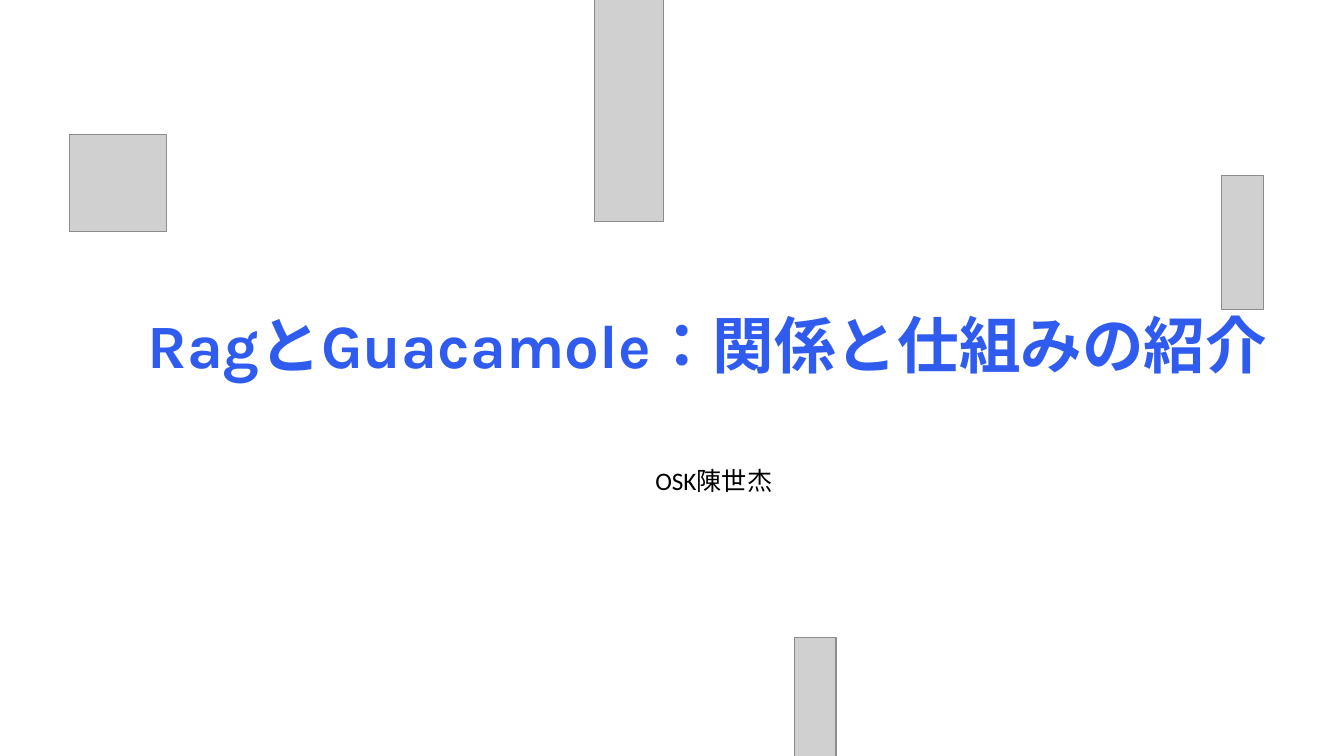
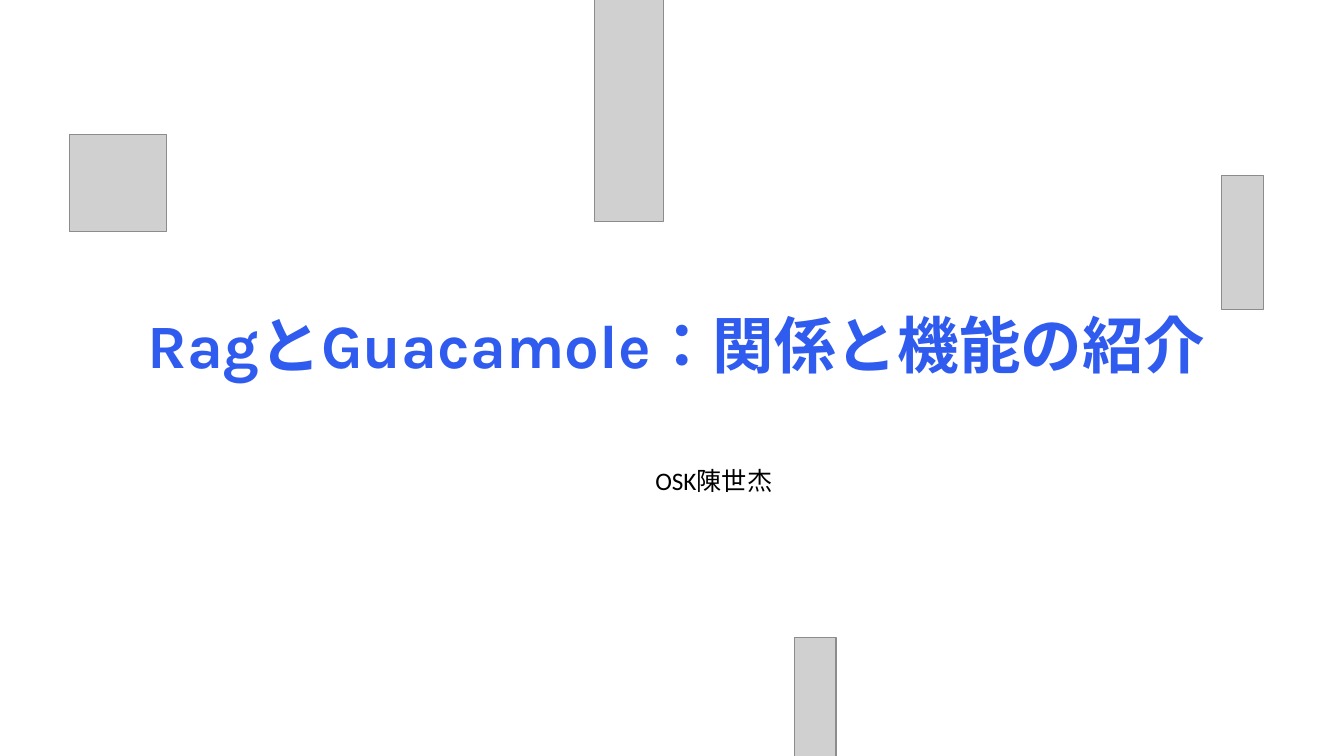
Before and after one commit to fyh0074/0074, a slide deck: slide 1 of RagとGuacamole：関係と仕組みの紹介.pptx. Drawn at 1344x756 pixels with LibreOffice and Linux fonts; fonts in the diff are those of the drawing; grey boxes stand for pictures; background and template pictures are left out. Boxes give left, top, right and bottom in pixels: in the first picture for what was removed or moved away, otherwise in the second. Text is boxed around its words. In the diff, an @@ line names an element or a change of style, - is before the commit and + after.

```diff
--- a/RagとGuacamole：関係と仕組みの紹介.pptx
+++ b/RagとGuacamole：関係と仕組みの紹介.pptx
@@ text at [148,315,1206,383]: text changed @@
-RagとGuacamole：関係と仕組みの紹介
+RagとGuacamole：関係と機能の紹介
```
Also in this commit, not shown: 3 other slides changed, 1 slide added, 2 slides removed.
